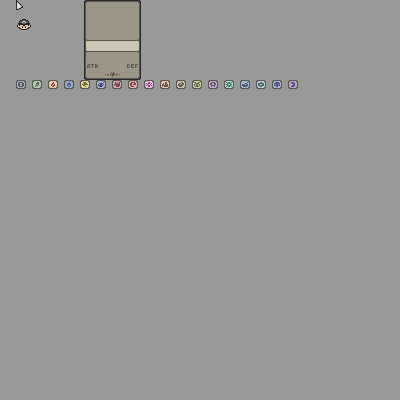
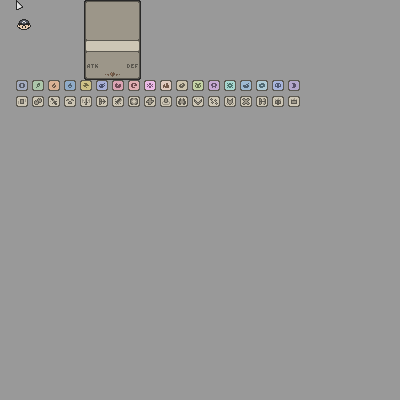
Two versions of the same layered image (w=400, h=400). Layer-by-layer changes:
painted on "main" (2nd of 2, in "main") over [16,80,300,107]
